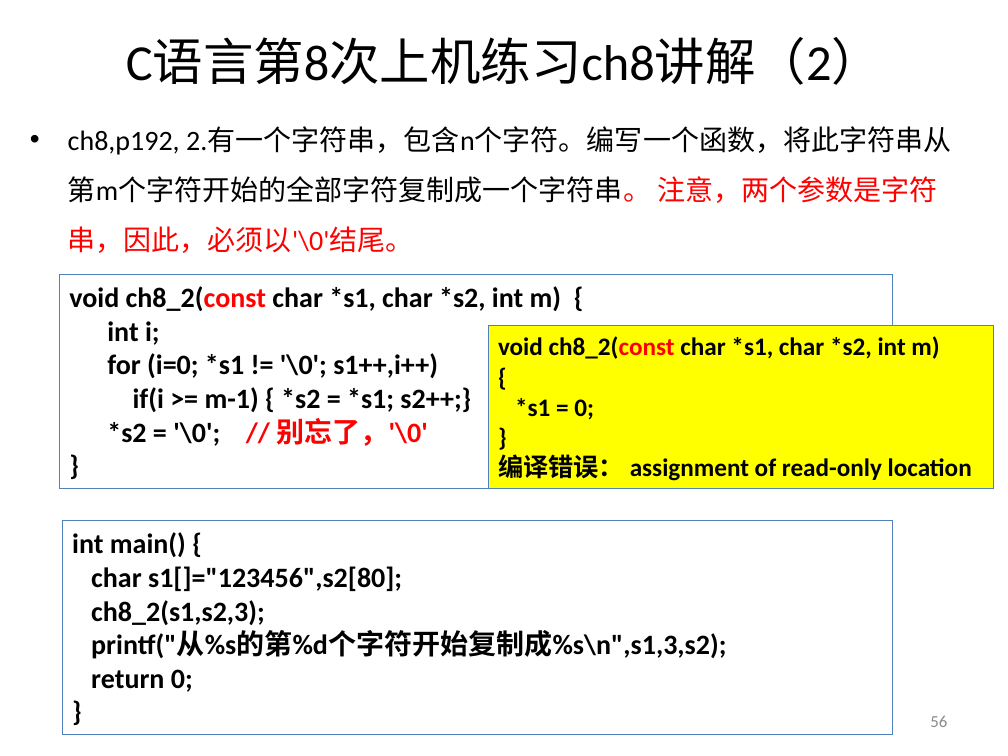
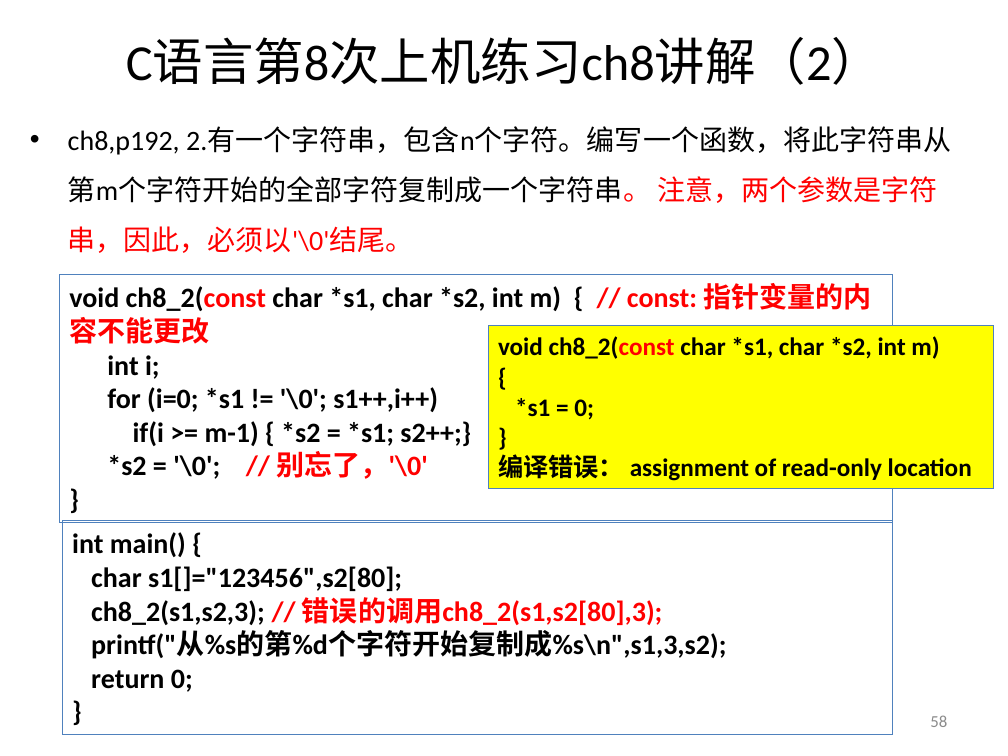
Before and after one commit to jtrfid/C-Repositories, a slide deck: slide 58 of 2016/上机安排.pptx (slide 56 before the commit). Drawn at 1008x756 pixels with LibreOffice and Linux fonts; fonts in the diff are those of the drawing. Boxes give left, top, right and bottom in pixels: in the first picture for what was removed or moved away, otherwise in the second. Text is boxed around its words. In the diff, an @@ line names an element or a change of style, - is before the commit and + after.

```diff
--- a/2016/上机安排.pptx
+++ b/2016/上机安排.pptx
@@ rectangle "void ch8_2(const char *s1, char ...": place and size @@
-rectangle "void ch8_2(const char *s1, char ..." at [59, 275, 893, 489]
+rectangle "void ch8_2(const char *s1, char ..." at [59, 275, 893, 523]
@@ text in rectangle at [69, 283, 871, 344]: text changed @@
-void ch8_2(const char *s1, char *s2, int m) {
+void ch8_2(const char *s1, char *s2, int m) { // const: 指针变量的内容不能更改
@@ text in rectangle at [91, 597, 662, 625]: text changed; text colour #000000 to #FF0000 @@
-ch8_2(s1,s2,3);
+ch8_2(s1,s2,3); // 错误的调用ch8_2(s1,s2[80],3);
@@ page number at [930, 715, 947, 727]: text changed @@
-56
+58
```
Also in this commit, not shown: 4 other slides changed, 3 slides added, 12 other files.
